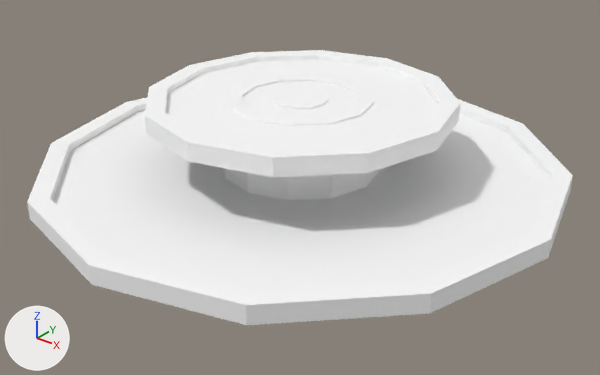
Before and after pictures for a commit that changed the glTF model assets/synty/simple_fantasy_interiors/models/SM_Prop_Roundtable_02.glb.
Both versions are drawn from a camera (50 mm lens) standing at (0.088, -0.1101, 0.0655) and looking at (0.0025, -0.0033, -0.0007). The axes (+X, +Y, +Z) are drawn at lower left. The lights are the same throughout.

Names of what the first picture shows: 'SM_Prop_Roundtable_02'.
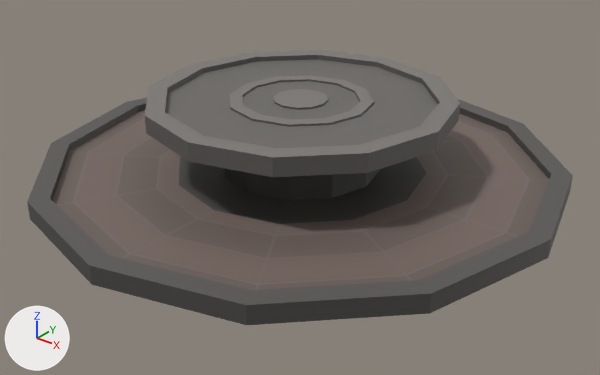
The change, as JSON lines over the scene's bpy script:
```json
{"op": "add", "block": "img_simplefantasyinteriorstexture", "code": ["img_simplefantasyinteriorstexture = load_image('SimpleFantasyInteriorsTexture', '_unpacked/SimpleFantasyInteriorsTexture', 1024, 1024, 'sRGB')"]}
{"op": "remove", "block": "mat_lambert1", "code": "mat_lambert1.base_color = (1.0, 1.0, 1.0)  # white #ffffff"}
{"op": "add", "block": "mat_lambert1", "code": "mat_lambert1.texture = img_simplefantasyinteriorstexture"}
```

What differs and where, as boxes [x1, y1, x2, y2] in the pictures (600 x 375 px):
```json
{"object": "SM_Prop_Roundtable_02", "change": "surface changed", "before": [27, 50, 573, 325], "after": [27, 50, 573, 325], "on screen": "white to grey"}
```
